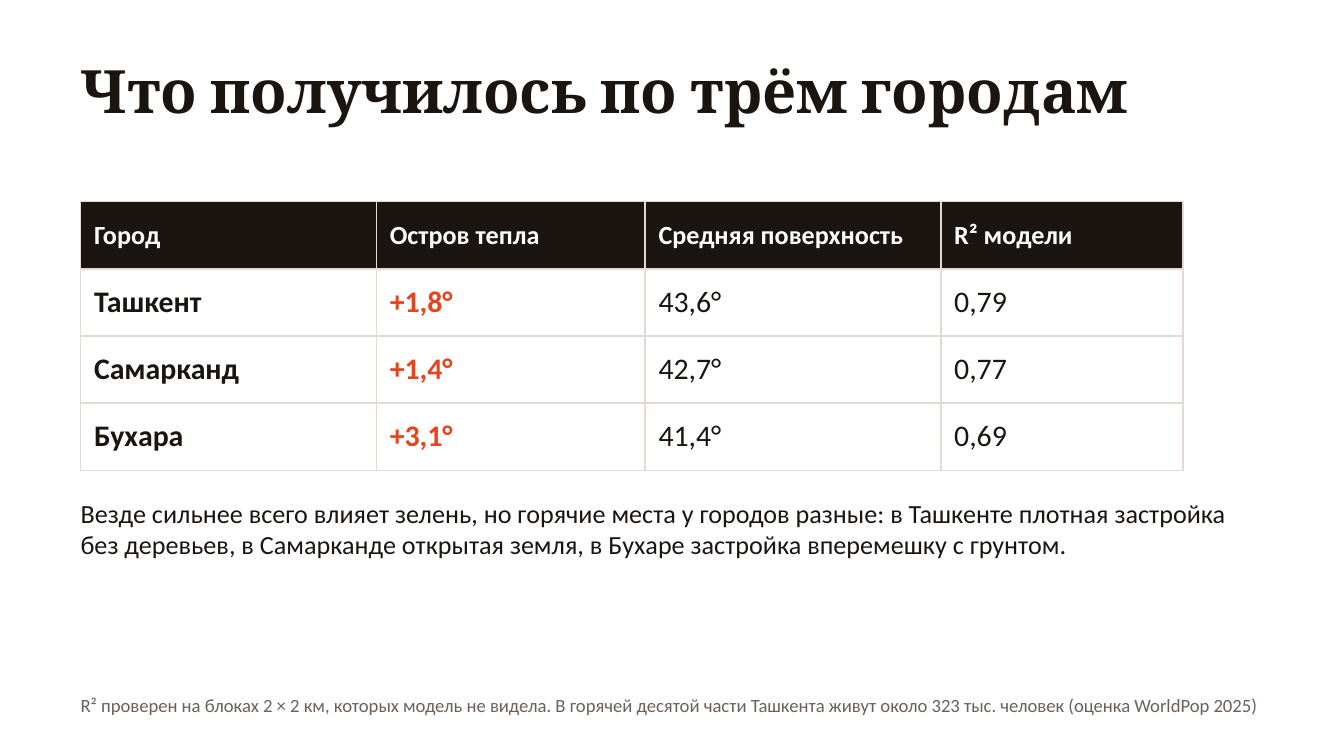
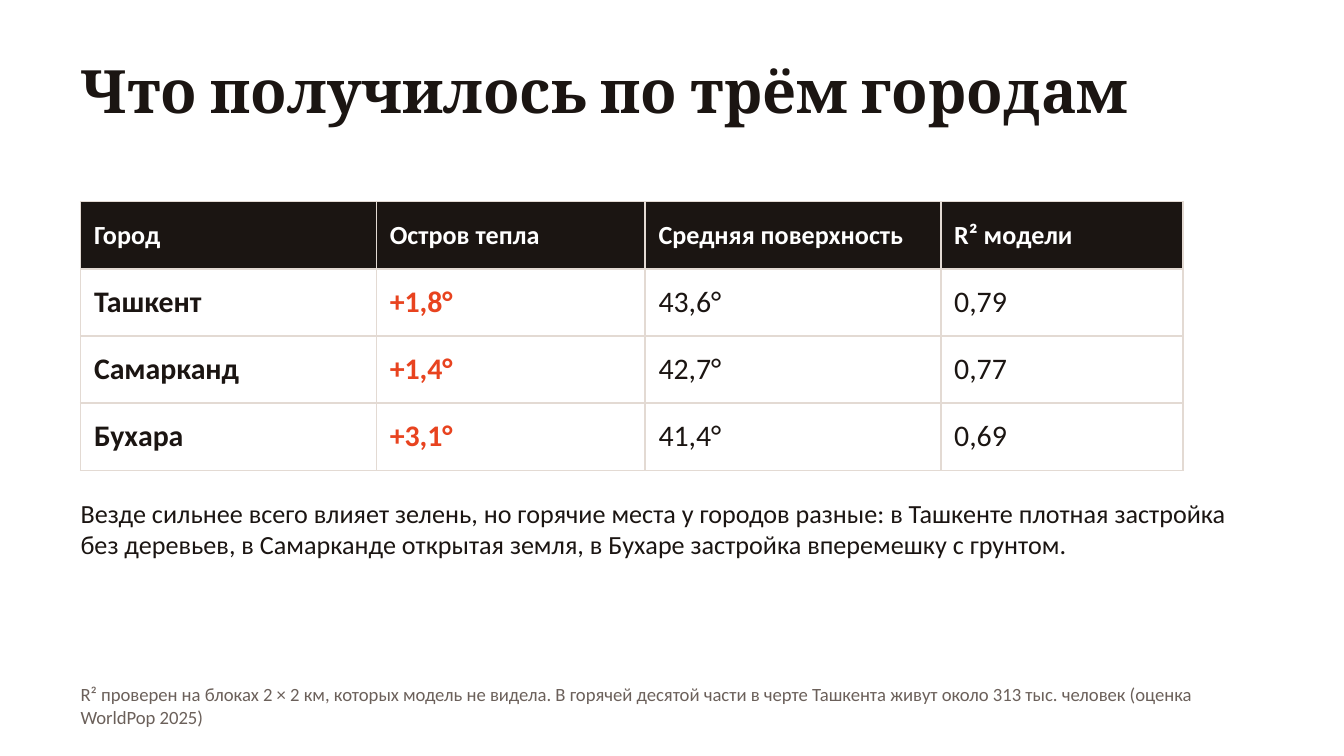
Before and after one commit to root3315/uzha-heat, a slide deck: slide 7 of docs/uzha-pitch.pptx. Drawn at 1344x756 pixels with LibreOffice and Linux fonts; fonts in the diff are those of the drawing. Boxes give left, top, right and bottom in pixels: in the first picture for what was removed or moved away, otherwise in the second. Text is boxed around its words. In the diff, an @@ line names an element or a change of style, - is before the commit and + after.

```diff
--- a/docs/uzha-pitch.pptx
+++ b/docs/uzha-pitch.pptx
@@ text at [81, 686, 1192, 727]: text changed @@
-R² проверен на блоках 2 × 2 км, которых модель не видела. В горячей десятой части Ташкента живут около 323 тыс. человек (оценка WorldPop 2025)
+R² проверен на блоках 2 × 2 км, которых модель не видела. В горячей десятой части в черте Ташкента живут около 313 тыс. человек (оценка WorldPop 2025)
```
Also in this commit, not shown: 13 other files.
